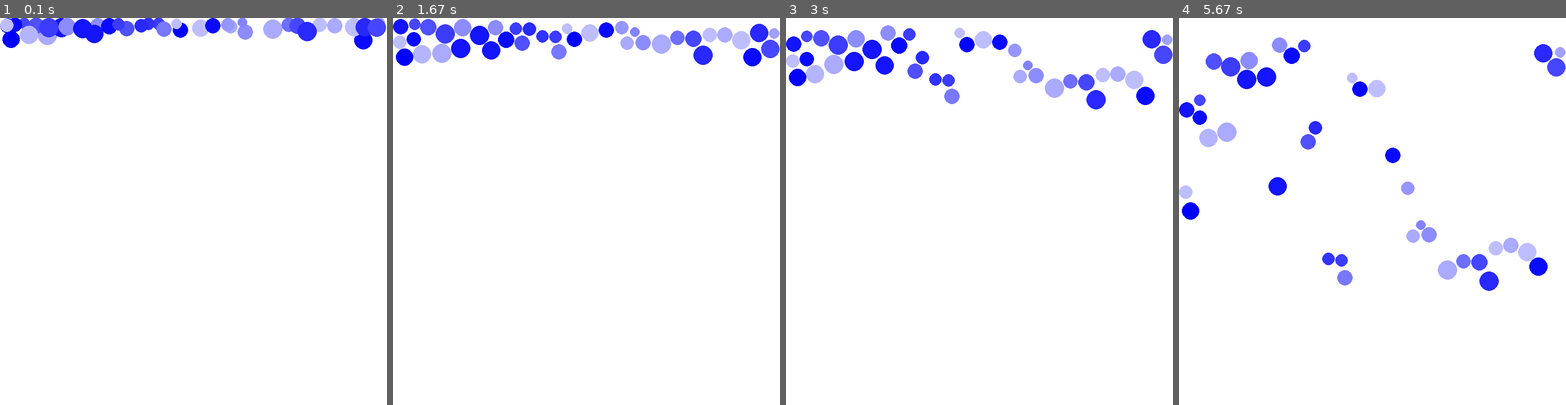
Above: before the commit, frames 1-4 (left to right).
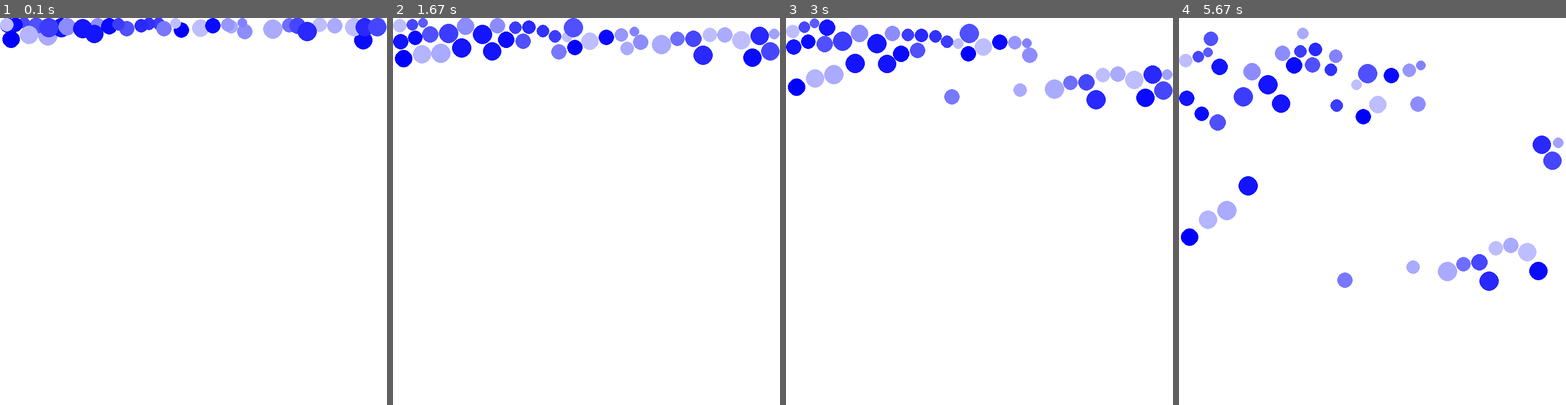
Above: after the commit, the same moments.

Repository: Ylllllax/eden_growth_model
Game: pygame game, started from Eden model/Off-lattice ball deposition.py
The game is run twice, just before and just after one commit, with the same random seed, the same clock (stepped at 60 frames per second) and the same inputs. The source is Python 2; it was converted automatically to run under Python 3.
Inputs:
- Up to frame 1 (0.1 s): no input
- Up to frame 2 (1.67 s): no input
- Up to frame 3 (3 s): no input
- Up to frame 4 (5.67 s): no input

The runs differ from the first frame. In frame 1, 0.1% of the frame differs, in the area x 0-100%, y 0-8%; in frame 2, 2.1%; in frame 3, 5.1%; in frame 4, 7.7%, in the area x 0-100%, y 2-70%.

Commit message:
working v1

Diff:
--- a/Eden model/Off-lattice ball deposition.py
+++ b/Eden model/Off-lattice ball deposition.py
@@ -7,6 +7,8 @@
 '''TODO: in roughness(), implement the roughness calculation for each row, and deleting the row afterwards.'''
 
 # Ask about viva tips - how to prepare the best? Structure of the presentation etc, time allocation for each section etc.
+    # 15 mins, no more than 15 slides, story, doesnt have to be everything we done, some of the work, methods. Save q&a for "tried but didn't work stuff"
+    # focus on stuff that worked, include graphs, make sure that labels are large, font large
 # Ask about poster, are there any sample ones to look at
 # Ask about report: structure and how many words on each section etc. (and can we use lit review as basis without self-plagiarising?)
 # Are there any previous reports we can take a look at
@@ -18,12 +20,16 @@
 
 # just loop things
 counter = 0
-off = 0
+pause = 0
+
+global_time = 0
 
 my_particles_frozen = []
 particle_row = []
 
-elasticity = 0    # 0 means balls stick i.e. what percentage of speed is retained on bounce
+results = []
+
+elasticity = 0.2    # 0 means balls stick i.e. what percentage of speed is retained on bounce
 
 
 def addVectors((angle1, length1), (angle2, length2)):
@@ -86,12 +92,16 @@
         dummy = dummy + 1
         if dummy % 30 == 0:
             particle = Particle((x, y), size, density * size ** 2)
-            particle.colour = (200 - density * 10, 200 - density * 10, 255)
+            # particle.colour = (200 - density * 10, 200 - density * 10, 255)
             particle.speed = 0
             particle.angle = 0
 
+            particle.colour = (0, 255, 255)
+
             my_particles.append(particle)
 
+            particle_row.append(particle)
+
 
 def roughness(particleRow_array):
     '''
@@ -100,20 +110,19 @@
     :return:
     '''
 
-    for i in particleRow_array:
-
-        fill_this_in_later = 1 + 1
-
-        # get the y coordinate out of each particle class as well as the time that this was instantiated
-        # append it to a list of y-coordinates
+    coord_list = []
+
+    for i, particle in enumerate(particleRow_array):
+
+        coord_list.append(particle.y_coord())
+
         # perform the roughness calculation and calculate alpha for this timestep
 
+        alpha = 1 + 1
+
+        results.append((alpha, global_time))
+
         # delete the whole particle row
-
-    for i in my_particles:
-        # Now freeze all the particles so they don't take up computational space
-        my_particles_frozen.append(i)
-        my_particles.remove(i)
 
     '''TODO: roughness calculation using an array of particle IDs as input i.e. finish this function off'''
 
@@ -153,7 +162,10 @@
     '''
     Particle class
     '''
+
     def __init__(self, (x, y), size, mass=1):
+        self.particle_frozen = 0  # 0 for off
+
         self.x = x
         self.y = y
         self.size = size
@@ -167,6 +179,18 @@
     def display(self):
         pygame.draw.circle(screen, self.colour, (int(self.x), int(self.y)), self.size, self.thickness)
 
+    def freeze(self):
+        self.particle_frozen = 1
+
+    def unfreeze(self):
+        self.particle_frozen = 0
+
+    def x_coord(self):
+        return self.x
+
+    def y_coord(self):
+        return self.y
+
     def move(self):
         (self.angle, self.speed) = addVectors((self.angle, self.speed), gravity)
         self.x += math.sin(self.angle) * self.speed
@@ -208,22 +232,30 @@
 
 while running:
 
+    global_time = global_time + 1
+
     counter = counter + 1
 
     '''Every x timesteps a new particle falls'''
-    # if counter % 10 == 0:
-        # newParticle()
+    if counter % 50 == 0 and pause == 0:
+        newParticle()
 
     '''Every y timesteps measure the roughness by depositing a row of particles and calculating using their x, y positions. After they have fallen freeze all particles so it takes up less computing time'''
 
-    if counter == 1000:
+    if counter == 2000:
+        pause = 1
+
+    if counter == 3000:
         newParticleRow()
-    if counter == 1500:
+
+    if counter == 4000:
         '''TODO: probably under here goes the calculating the roughness and the deleting the particle row'''
-        for i in my_particles:
-            my_particles_frozen.append(i)
-            my_particles.remove(i)
-            counter = 0
+        for i, particle in enumerate(my_particles):
+            particle.freeze()
+        counter = 0
+        pause = 0
+
+        roughness(particle_row)
 
     for event in pygame.event.get():
         if event.type == pygame.QUIT:
@@ -246,15 +278,11 @@
     '''Loop over all particles and calculate mechanics etc'''
 
     for i, particle in enumerate(my_particles):
-        particle.move()
-        particle.bounce()
+        if my_particles[i].particle_frozen == 0:
+            particle.move()
+            particle.bounce()
         for particle2 in my_particles[i+1:]:
             collide(particle, particle2)
         particle.display()
 
-    for i, particle in enumerate(my_particles_frozen):
-        for particle2 in my_particles_frozen[i+1:]:
-            collide(particle, particle2)
-        particle.display()
-
     pygame.display.flip()
